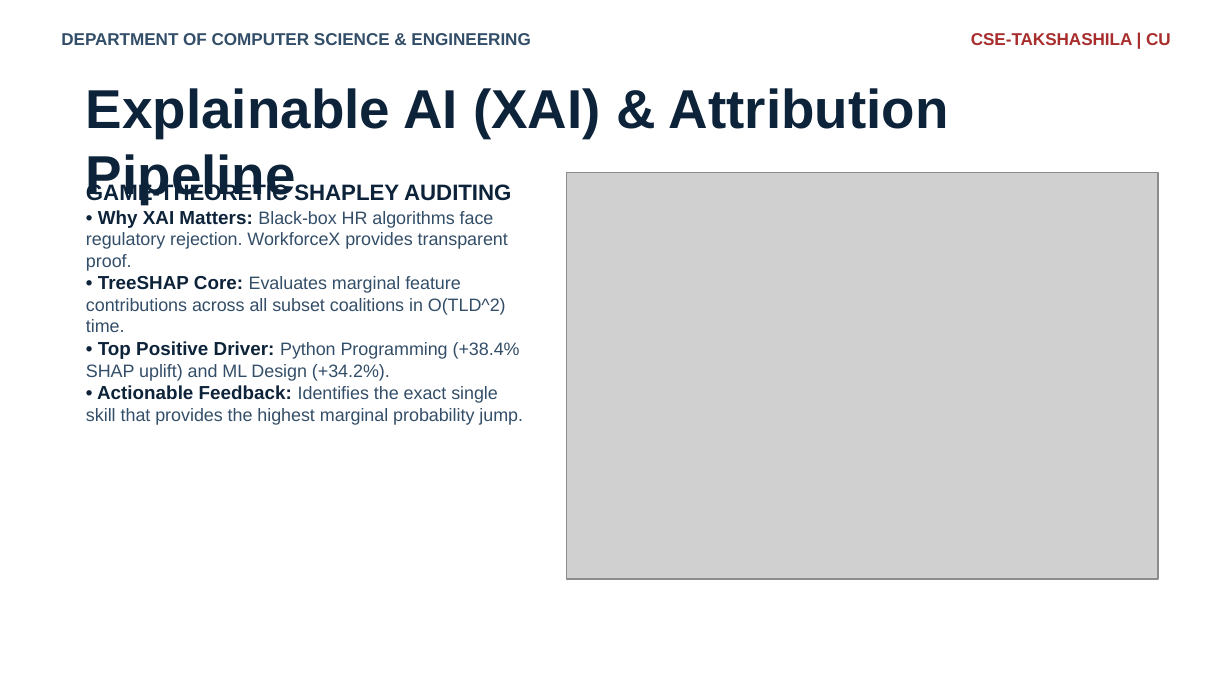
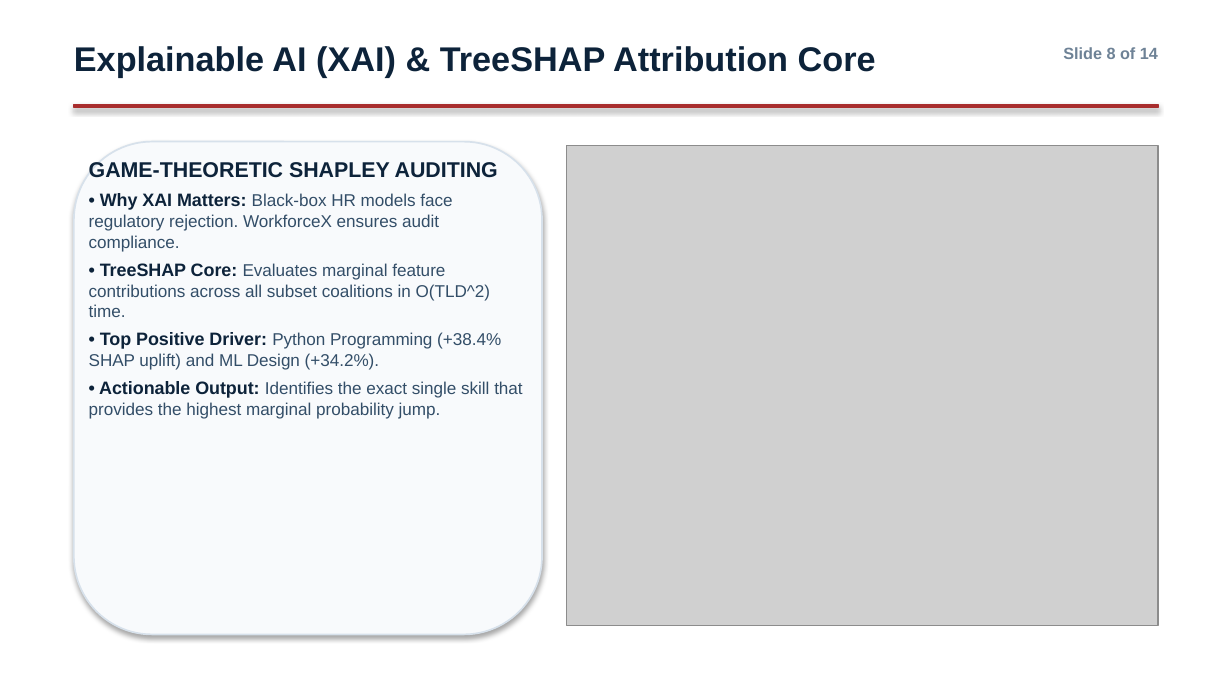
Before and after one commit to chitreyAbhinav/workforce-intelligence, a slide deck: slide 8 of reports/internship_submission/Industrial_Training_Presentation.pptx. Drawn at 1232x693 pixels with LibreOffice and Linux fonts; fonts in the diff are those of the drawing; grey boxes stand for pictures; background and template pictures are left out. Boxes give left, top, right and bottom in pixels: in the first picture for what was removed or moved away, otherwise in the second. Text is boxed around its words. In the diff, an @@ line names an element or a change of style, - is before the commit and + after.

```diff
--- a/reports/internship_submission/Industrial_Training_Presentation.pptx
+++ b/reports/internship_submission/Industrial_Training_Presentation.pptx
@@ text at box(74, 46, 876, 77): text changed; size 32 to 20 pt @@
-Explainable AI (XAI) & Attribution Pipeline
+Explainable AI (XAI) & TreeSHAP Attribution Core
@@ text removed at box(971, 33, 1171, 45) @@
-CSE-TAKSHASHILA | CU
@@ text at box(1063, 47, 1158, 59): text changed; size 10 to 9.5 pt; text colour #334E68 to #6E8296 @@
-DEPARTMENT OF COMPUTER SCIENCE & ENGINEERING
+Slide 8 of 14
@@ rectangle added at box(74, 105, 1158, 108), fill #A82D2D, outline #A82D2D 0.75 pt @@
@@ rounded rectangle added at box(74, 142, 542, 634), fill #F8FAFC, outline #D7E1EB 1 pt @@
@@ picture: place and size @@
-picture at box(567, 172, 1158, 579)
+picture at box(567, 145, 1158, 626)
@@ text at box(89, 162, 501, 370): size 13 to 12.5 pt in "GAME-THEORETIC SHAPLEY AUDITING"; size 11 to 10.5 pt in "• TreeSHAP Core:", "• Top Positive Driver:"; size 10.5 to 10 pt in "Evaluates marginal feature contributions across all subset ...", "Python Programming (+38.4% SHAP uplift) and ML ..."; more space between paragraphs @@
@@ text "GAME-THEORETIC SHAPLEY AUDITING": place and size @@
-text "GAME-THEORETIC SHAPLEY AUDITING" at box(86, 183, 523, 425)
+text "GAME-THEORETIC SHAPLEY AUDITING" at box(89, 162, 522, 419)
@@ text at box(89, 193, 452, 252): text changed; size 10.5 to 10 pt @@
-• Why XAI Matters: Black-box HR algorithms face regulatory rejection. WorkforceX provides transparent proof.
+• Why XAI Matters: Black-box HR models face regulatory rejection. WorkforceX ensures audit compliance.
@@ text at box(89, 381, 522, 419): text changed; size 10.5 to 10 pt @@
-• Actionable Feedback: Identifies the exact single skill that provides the highest marginal probability jump.
+• Actionable Output: Identifies the exact single skill that provides the highest marginal probability jump.
```
Also in this commit, not shown: 12 other slides changed, 1 slide added, 1 slide removed, 38 other files.
